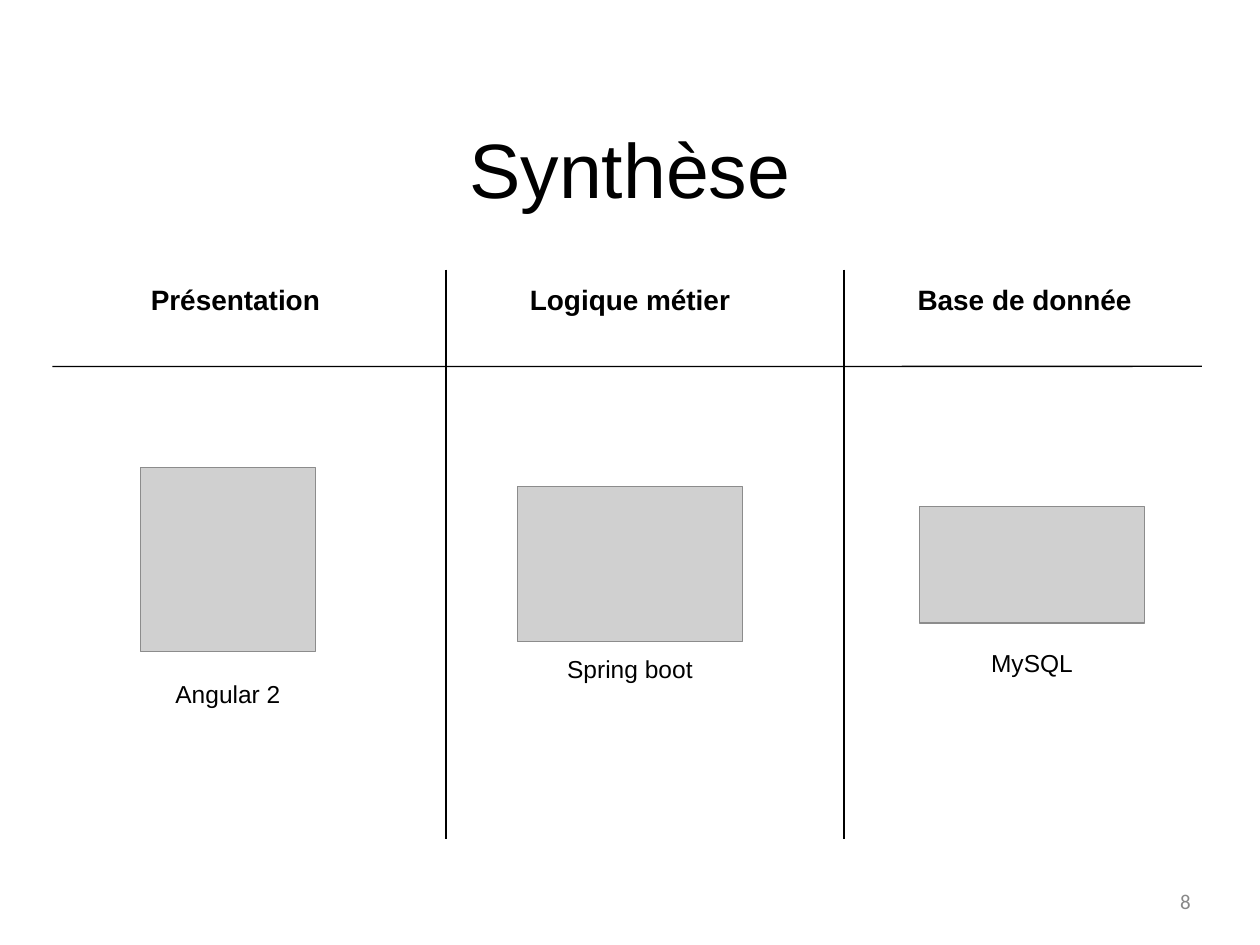
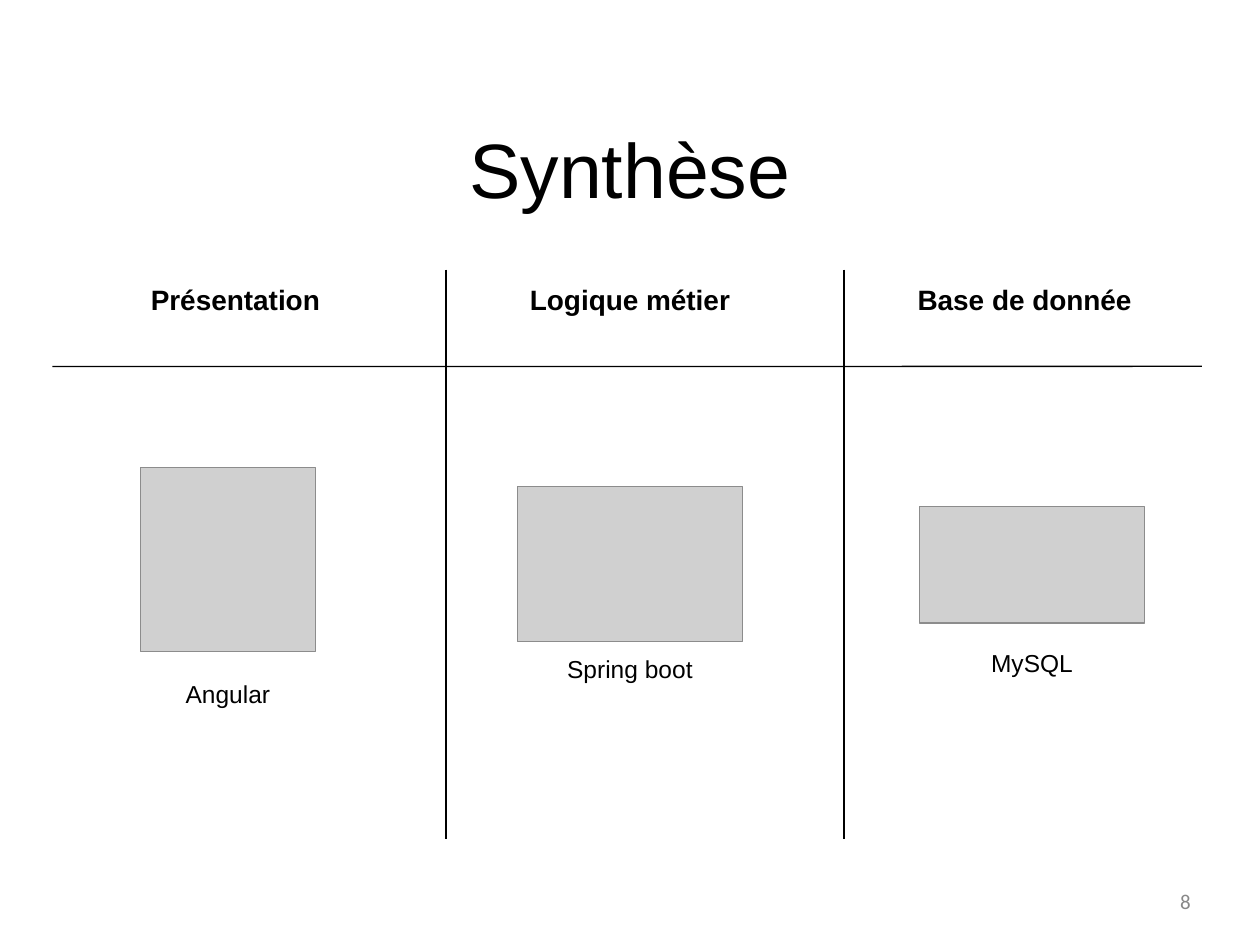
Before and after one commit to NicolasFuchs/Hashcode, a slide deck: slide 8 of G6_presentation_intermediaire_fuchs_butty_rial.pptx. Drawn at 1260x945 pixels with LibreOffice and Linux fonts; fonts in the diff are those of the drawing; grey boxes stand for pictures; background and template pictures are left out. Boxes give left, top, right and bottom in pixels: in the first picture for what was removed or moved away, otherwise in the second. Text is boxed around its words. In the diff, an @@ line names an element or a change of style, - is before the commit and + after.

```diff
--- a/G6_presentation_intermediaire_fuchs_butty_rial.pptx
+++ b/G6_presentation_intermediaire_fuchs_butty_rial.pptx
@@ text at [186, 685, 271, 708]: text changed @@
-Angular 2
+Angular
```
Also in this commit, not shown: 1 other slide changed.
